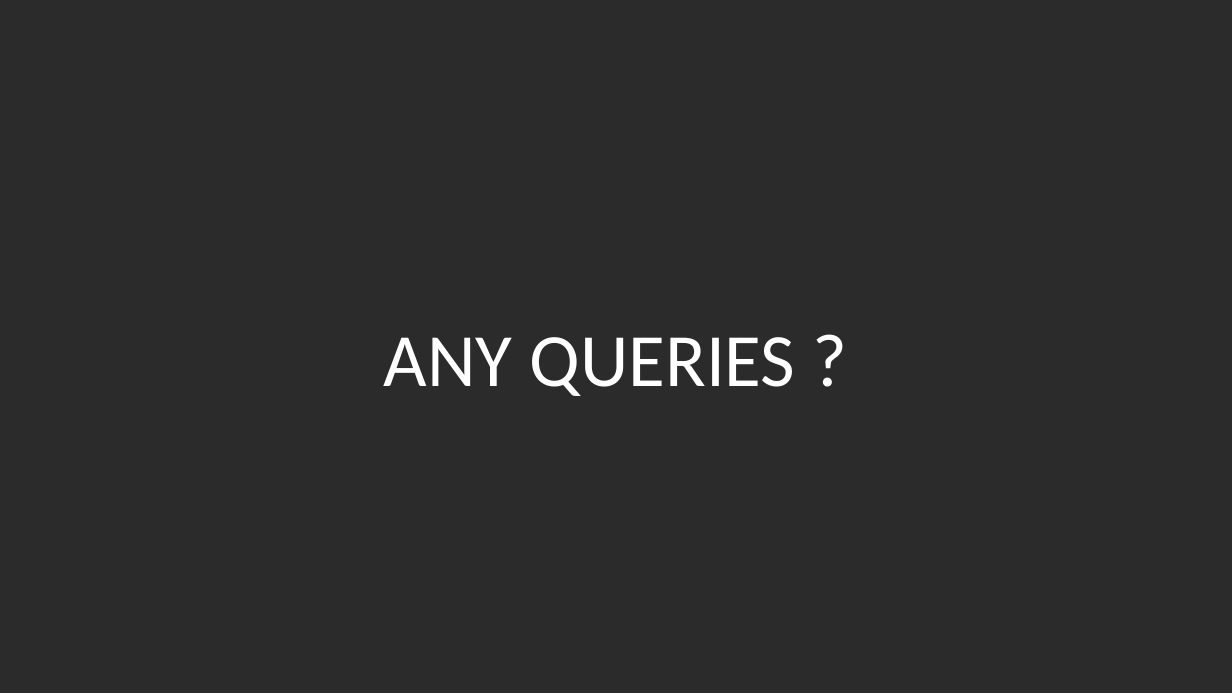
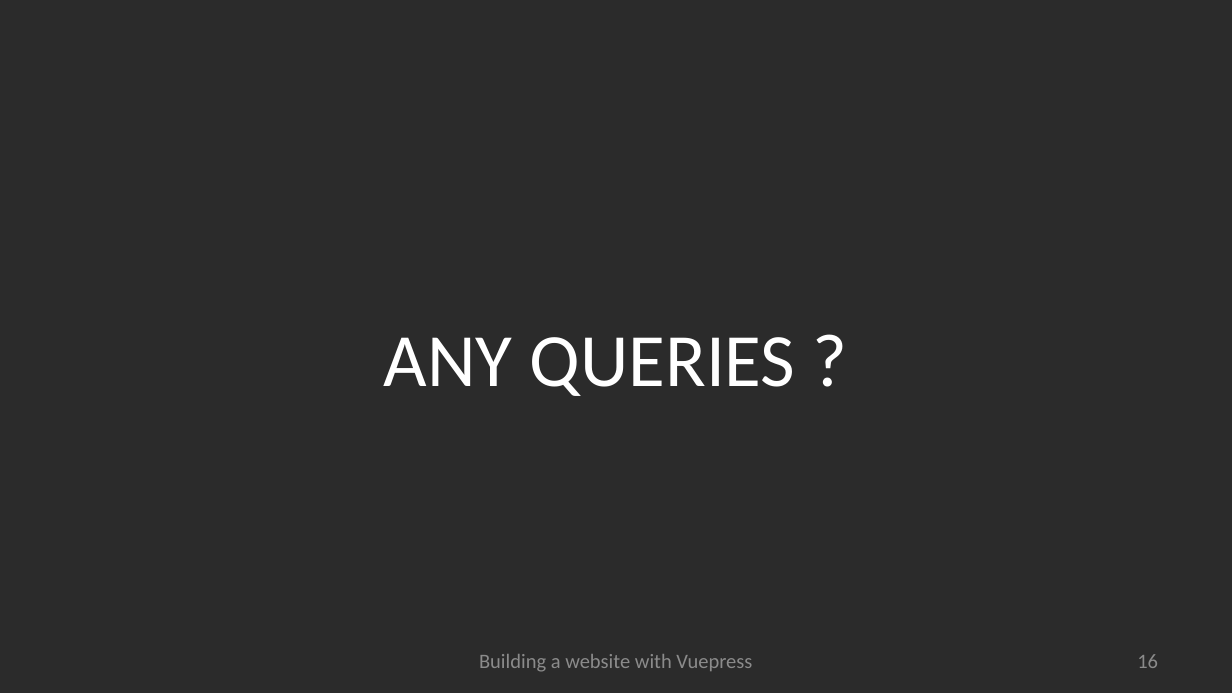
Before and after one commit to swaroopatirumalareddy/vuepress, a slide deck: slide 16 of workshop.pptx (slide 15 before the commit). Drawn at 1232x693 pixels with LibreOffice and Linux fonts; fonts in the diff are those of the drawing; background and template pictures are left out; a plain dark background stands for a picture behind light text. Boxes give left, top, right and bottom in pixels: in the first picture for what was removed or moved away, otherwise in the second. Text is boxed around its words. In the diff, an @@ line names an element or a change of style, - is before the commit and + after.

```diff
--- a/workshop.pptx
+++ b/workshop.pptx
@@ text added at [479, 654, 752, 672], 12 pt, text #8C8C8C @@
+Building a website with Vuepress
@@ page number added at [1137, 654, 1158, 668], 12 pt, text #8C8C8C @@
+16
```
Also in this commit, not shown: 14 other slides changed, 1 slide added.
